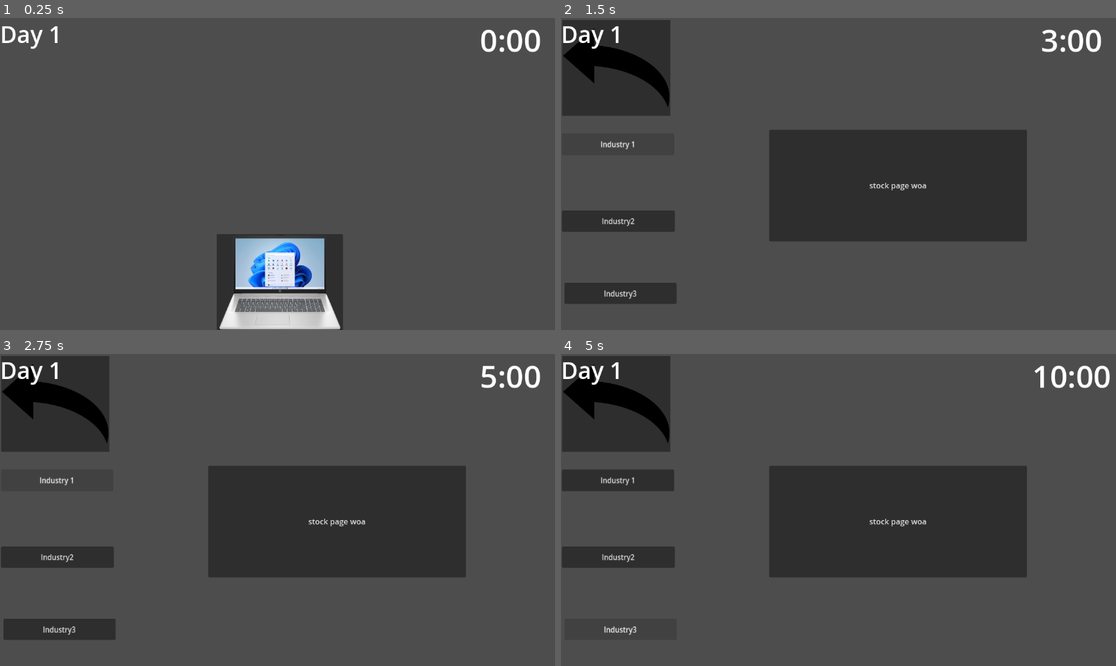
Above: before the commit, frames 1-4 (two rows, left to right).
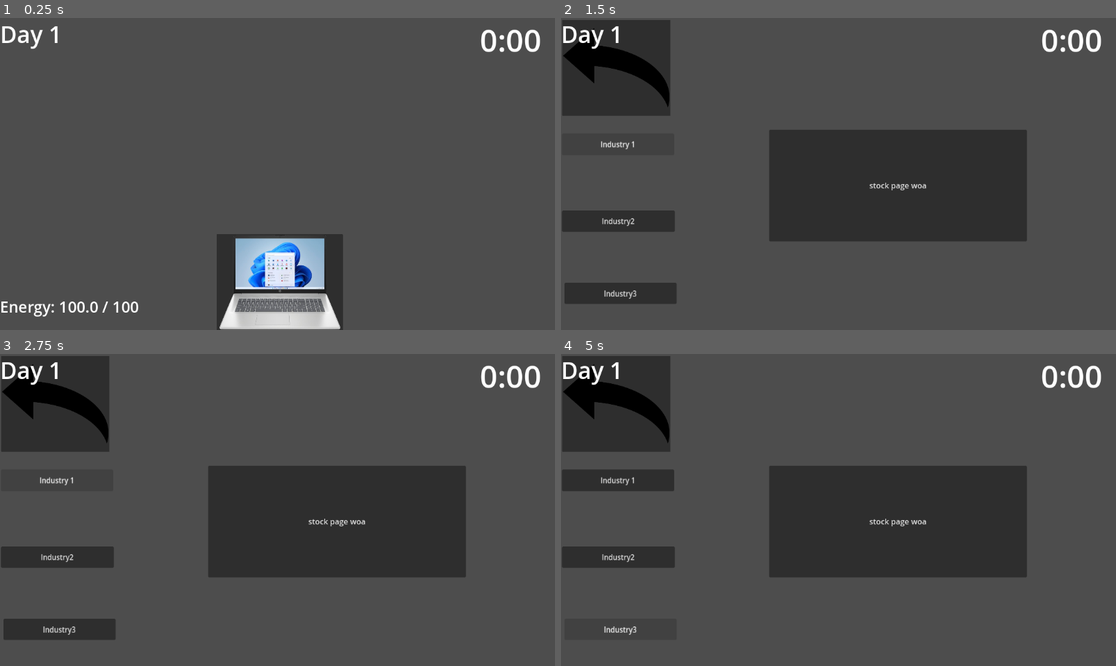
Above: after the commit, the same moments.

Repository: adenk2048/test-2
Game: Godot game, scene res://Test2.tscn
Same seed, same stepped clock (60 frames per second), same inputs: the game is played once before the commit and once after it. Video files are missing from this copy of the repository; at most half a second of black plays in their place.
Inputs (mouse positions are in pixels of both pictures, inside the frame that each line leads up to):
- Up to frame 1 (0.25 s): no input
- Up to frame 2 (1.5 s): click (838, 283) at 0.5 s; click "Industry 1" at 1.25 s
- Up to frame 3 (2.75 s): click "Industry 1" at 2 s
- Up to frame 4 (5 s): click "Industry2" at 2.75 s; click "Industry 1" at 3.5 s; click "Industry3" at 4.25 s

The runs differ from the first frame. In frame 1, 0.4% of the frame differs, in the area x 0-25%, y 90-96%; in frame 2, less than 0.1%; in frame 3, less than 0.1%; in frame 4, 0.5%, in the area x 85-99%, y 3-11%.

Commit message:
Added energy

Diff:
--- a/HUD.gd
+++ b/HUD.gd
@@ -2,19 +2,38 @@
 
 @onready var label_clock: Label = $Clock
 @onready var label_day: Label = $Day_Counter
+@onready var label_energy: Label = $Energy
 #@onready var label_money: Label = $Money
 #@onready var save_button: Button = $Save_Button
 
 var time := 0.0
 var day := 1
 var money = 0
+var energyloss = 0
+var energy = 100
+
 
 func _process(delta: float) -> void:
 	#Constructors
 	#save_button.text = "Save"
+	var current_scene := get_tree().current_scene
+
+	#if current_scene: #for debugging :l
+	#	print(current_scene.name)
+	#else:
+	#	print("nothing yet null instance")
+
+	if current_scene and current_scene.name == "Node2D":
+		label_energy.visible = true
+	else:
+		label_energy.visible = false
 
 
-	time += delta * 2
+
+	time += delta / 10
+	energyloss += delta / 10
+	print(energyloss)
+
 	label_clock.text = str(int(round(time))) + ":00"
 	label_day.text = "Day " + str(day)
 	#label_money.text = "Money: $" + str(money)
@@ -24,6 +43,13 @@
 	#checks when button is pressed and fires signal to _Save to run
 
 
+
+
+	label_energy.text = "Energy: " + str(round(100-energyloss)) + " / 100"
+
+
+
+
 	if time >= 23.9:
 		time = 0.0
 		day+=1
@@ -31,6 +57,9 @@
 		print("You win bruh")
 		get_tree().quit()
 
+	if round(100-energyloss) <= 0:
+		print("You tired bruh")
+		get_tree().quit()
 
 
 #func _Save():
--- a/HUD.tscn
+++ b/HUD.tscn
@@ -27,3 +27,11 @@
 offset_right = 40.0
 offset_bottom = 23.0
 theme_override_font_sizes/font_size = 48
+
+[node name="Energy" type="Label" parent="CanvasLayer/Control"]
+layout_mode = 0
+offset_top = 577.0
+offset_right = 106.0
+offset_bottom = 622.0
+theme_override_font_sizes/font_size = 32
+text = "Lorem ipsum"
--- /dev/null
+++ b/global.tscn
@@ -0,0 +1,6 @@
+[gd_scene load_steps=2 format=3 uid="uid://cs6h6fg1fk6cf"]
+
+[ext_resource type="Script" path="res://global.gd" id="1_6q3x5"]
+
+[node name="Global" type="Node"]
+script = ExtResource("1_6q3x5")
